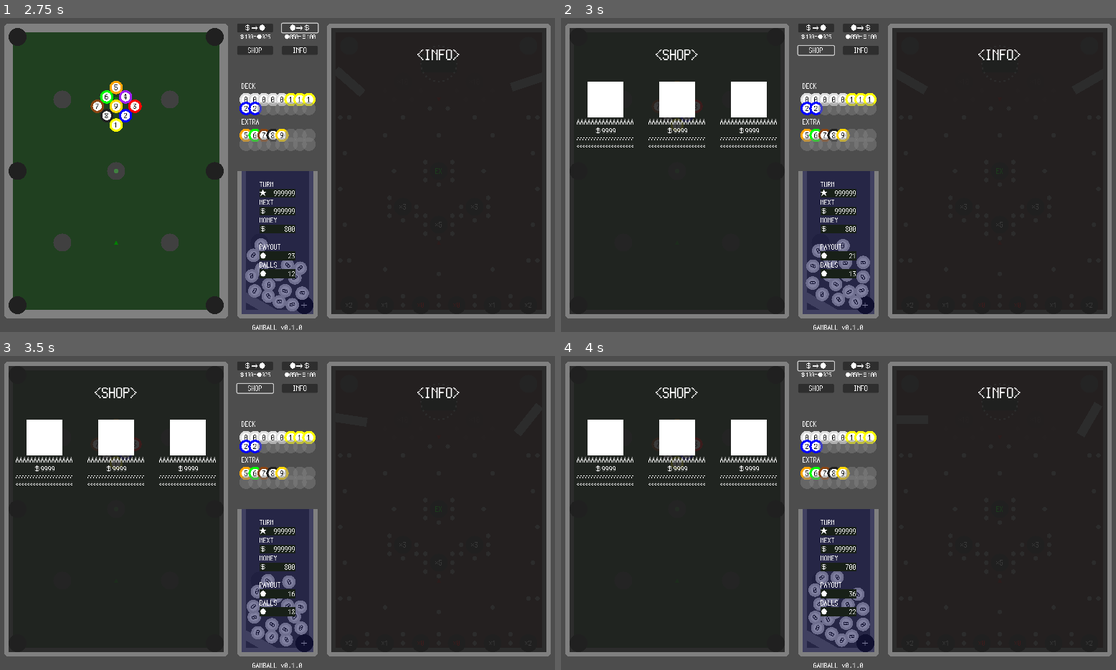
Above: before the commit, frames 1-4 (two rows, left to right).
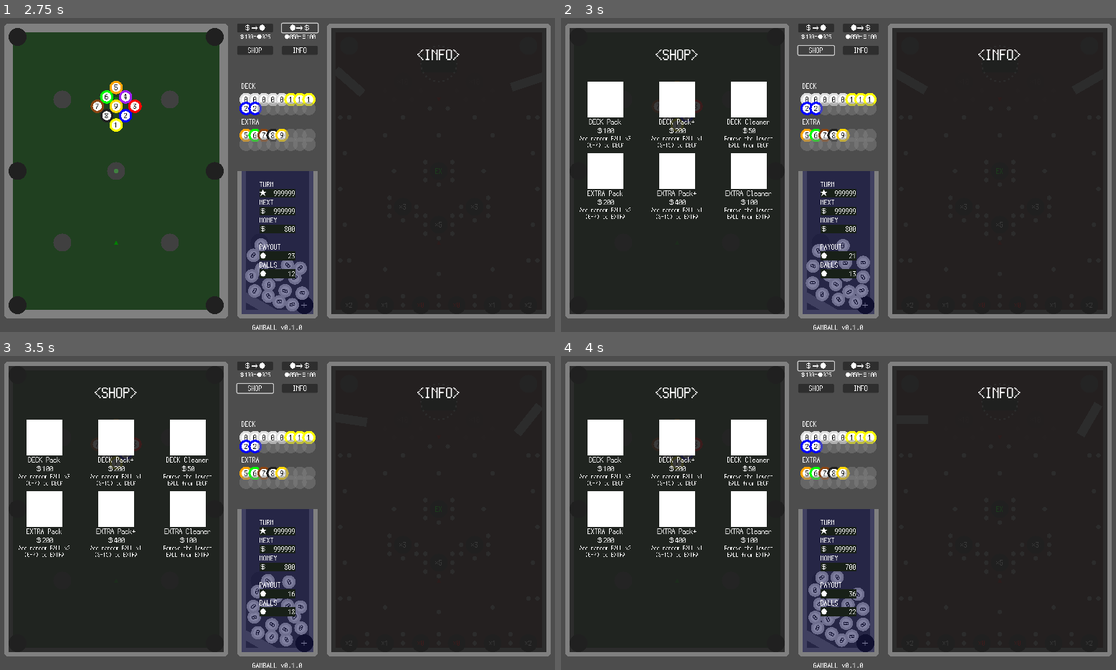
Above: after the commit, the same moments.

Repository: kamikoloss/gamball
Game: Godot game, scene res://scenes/main.tscn
The game is run twice, just before and just after one commit, with the same random seed, the same clock (stepped at 60 frames per second) and the same inputs.
Inputs:
- Up to frame 1 (2.75 s): click "INFO" at 0.5 s; click "＄⇒●" at 1.25 s; click "●⇒＄" at 2 s
- Up to frame 2 (3 s): click "SHOP" at 2.75 s
- Up to frame 3 (3.5 s): no input
- Up to frame 4 (4 s): click "＄⇒●" at 3.5 s

Frame 1 is identical in both runs. In frame 2, 3.3% of the frame differs, in the area x 2-39%, y 32-65%; in frame 3, 3.3%; in frame 4, 3.3%.

Commit message:
Product のアイコンをクリックしたときの signal を作成した

Diff:
--- a/scenes/main.tscn
+++ b/scenes/main.tscn
@@ -12,7 +12,7 @@
 [ext_resource type="PackedScene" uid="uid://dli5r028n6byb" path="res://scenes/nail.tscn" id="8_ywild"]
 [ext_resource type="Script" path="res://scripts/stack.gd" id="10_ekmut"]
 [ext_resource type="PackedScene" uid="uid://d4j3v3c068tcf" path="res://scenes/lamp.tscn" id="11_hhfpi"]
-[ext_resource type="PackedScene" uid="uid://b8pf53q8cdbcj" path="res://scenes/product_panel.tscn" id="13_d5gi3"]
+[ext_resource type="PackedScene" uid="uid://b8pf53q8cdbcj" path="res://scenes/product.tscn" id="13_d5gi3"]
 
 [sub_resource type="RectangleShape2D" id="RectangleShape2D_uhuas"]
 
@@ -2083,7 +2083,76 @@
 texture = ExtResource("1_jd8wc")
 expand_mode = 1
 
-[node name="Label" type="Label" parent="UI/Shop/TextureRect"]
+[node name="Label" type="Label" parent="UI/Shop"]
+layout_mode = 0
+offset_left = 200.0
+offset_top = 80.0
+offset_right = 520.0
+offset_bottom = 160.0
+scale = Vector2(0.5, 0.5)
+theme_override_fonts/font = ExtResource("7_yeeqd")
+theme_override_font_sizes/font_size = 64
+text = "<SHOP>"
+horizontal_alignment = 1
+vertical_alignment = 1
+
+[node name="Product" parent="UI/Shop" instance=ExtResource("13_d5gi3")]
+offset_left = 120.0
+offset_top = 160.0
+offset_right = 120.0
+offset_bottom = 160.0
+
+[node name="Product2" parent="UI/Shop" instance=ExtResource("13_d5gi3")]
+offset_left = 280.0
+offset_top = 160.0
+offset_right = 280.0
+offset_bottom = 160.0
+product_type = 1
+
+[node name="Product3" parent="UI/Shop" instance=ExtResource("13_d5gi3")]
+offset_left = 440.0
+offset_top = 160.0
+offset_right = 440.0
+offset_bottom = 160.0
+product_type = 2
+
+[node name="Product4" parent="UI/Shop" instance=ExtResource("13_d5gi3")]
+offset_left = 120.0
+offset_top = 320.0
+offset_right = 120.0
+offset_bottom = 320.0
+product_type = 3
+
+[node name="Product5" parent="UI/Shop" instance=ExtResource("13_d5gi3")]
+offset_left = 280.0
+offset_top = 320.0
+offset_right = 280.0
+offset_bottom = 320.0
+product_type = 4
+
+[node name="Product6" parent="UI/Shop" instance=ExtResource("13_d5gi3")]
+offset_left = 440.0
+offset_top = 320.0
+offset_right = 440.0
+offset_bottom = 320.0
+product_type = 5
+
+[node name="Info" type="Control" parent="UI"]
+visible = false
+layout_mode = 3
+anchors_preset = 0
+
+[node name="TextureRect" type="TextureRect" parent="UI/Info"]
+self_modulate = Color(0.12549, 0.12549, 0.12549, 0.878431)
+layout_mode = 0
+offset_left = 760.0
+offset_top = 40.0
+offset_right = 1240.0
+offset_bottom = 680.0
+texture = ExtResource("1_jd8wc")
+expand_mode = 1
+
+[node name="Label" type="Label" parent="UI/Info/TextureRect"]
 layout_mode = 0
 offset_left = 160.0
 offset_top = 40.0
@@ -2092,52 +2161,6 @@
 scale = Vector2(0.5, 0.5)
 theme_override_fonts/font = ExtResource("7_yeeqd")
 theme_override_font_sizes/font_size = 64
-text = "<SHOP>"
-horizontal_alignment = 1
-vertical_alignment = 1
-
-[node name="ProductPanel" parent="UI/Shop/TextureRect" instance=ExtResource("13_d5gi3")]
-offset_left = 80.0
-offset_top = 120.0
-offset_right = 80.0
-offset_bottom = 120.0
-
-[node name="ProductPanel2" parent="UI/Shop/TextureRect" instance=ExtResource("13_d5gi3")]
-offset_left = 240.0
-offset_top = 120.0
-offset_right = 240.0
-offset_bottom = 120.0
-
-[node name="ProductPanel3" parent="UI/Shop/TextureRect" instance=ExtResource("13_d5gi3")]
-offset_left = 400.0
-offset_top = 120.0
-offset_right = 400.0
-offset_bottom = 120.0
-
-[node name="Info" type="Control" parent="UI"]
-visible = false
-layout_mode = 3
-anchors_preset = 0
-
-[node name="TextureRect" type="TextureRect" parent="UI/Info"]
-self_modulate = Color(0.12549, 0.12549, 0.12549, 0.878431)
-layout_mode = 0
-offset_left = 760.0
-offset_top = 40.0
-offset_right = 1240.0
-offset_bottom = 680.0
-texture = ExtResource("1_jd8wc")
-expand_mode = 1
-
-[node name="Label" type="Label" parent="UI/Info/TextureRect"]
-layout_mode = 0
-offset_left = 160.0
-offset_top = 40.0
-offset_right = 480.0
-offset_bottom = 120.0
-scale = Vector2(0.5, 0.5)
-theme_override_fonts/font = ExtResource("7_yeeqd")
-theme_override_font_sizes/font_size = 64
 text = "<INFO>"
 horizontal_alignment = 1
 vertical_alignment = 1
--- a/scenes/product_panel.tscn
+++ b/scenes/product.tscn
@@ -1,13 +1,17 @@
 [gd_scene load_steps=4 format=3 uid="uid://b8pf53q8cdbcj"]
 
 [ext_resource type="Texture2D" uid="uid://cuhvjunofueei" path="res://images/base_square.png" id="1_5w4e2"]
-[ext_resource type="Script" path="res://scripts/product_panel.gd" id="1_as6e1"]
+[ext_resource type="Script" path="res://scripts/product.gd" id="1_as6e1"]
 [ext_resource type="FontFile" uid="uid://cddqcb7np26y8" path="res://themes/PixelMplus12-Regular.ttf" id="2_0y3ap"]
 
-[node name="ProductPanel" type="Control"]
+[node name="ProductPanel" type="Control" node_paths=PackedStringArray("_icon_texture", "_name_label", "_desc_label", "_price_label")]
 layout_mode = 3
 anchors_preset = 0
 script = ExtResource("1_as6e1")
+_icon_texture = NodePath("Icon")
+_name_label = NodePath("Name")
+_desc_label = NodePath("Desc")
+_price_label = NodePath("Price")
 
 [node name="Icon" type="TextureRect" parent="."]
 layout_mode = 0
@@ -32,9 +36,9 @@
 
 [node name="Price" type="Label" parent="."]
 layout_mode = 0
-offset_left = -40.0
+offset_left = -80.0
 offset_top = 100.0
-offset_right = 280.0
+offset_right = 560.0
 offset_bottom = 180.0
 scale = Vector2(0.25, 0.25)
 theme_override_fonts/font = ExtResource("2_0y3ap")
--- a/scripts/main.gd
+++ b/scripts/main.gd
@@ -30,6 +30,7 @@
 @export var _arrow_square: TextureRect
 
 
+
 var money: int = 0:
 	set(value):
 		money = value
@@ -94,6 +95,11 @@
 		hole.ball_entered.connect(_on_hole_ball_entered)
 	# ビリヤード盤面上の入力を処理する
 	_billiards_board.input_event.connect(_on_billiards_board_input)
+	# すべての Product の signal に接続する
+	for maybe_product in _shop.get_children():
+		if maybe_product is Product:
+			maybe_product.icon_pressed.connect(_on_product_icon_pressed)
+
 
 	# 貸し出しボタンを1プッシュしておく
 	_on_buy_balls_button_pressed()
@@ -202,6 +208,23 @@
 				_billiards.spawn_ball(new_ball)
 
 
+# 商品のアイコンがクリックされたときの処理
+func _on_product_icon_pressed(product: Product) -> void:
+	match product.product_type:
+		Product.ProductType.DeckPack:
+			pass
+		Product.ProductType.DeckPack2:
+			pass
+		Product.ProductType.DeckCleaner:
+			pass
+		Product.ProductType.ExtraPack:
+			pass
+		Product.ProductType.ExtraPack2:
+			pass
+		Product.ProductType.ExtraCleaner:
+			pass
+
+
 func _start_payout() -> void:
 	var tween = create_tween()
 	tween.set_loops()
--- /dev/null
+++ b/scripts/product.gd
@@ -0,0 +1,69 @@
+class_name Product
+extends Control
+
+
+# アイコンがクリックされたとき (Product)
+signal icon_pressed
+
+
+enum ProductType {
+	DeckPack,
+	DeckPack2,
+	DeckCleaner,
+	ExtraPack,
+	ExtraPack2,
+	ExtraCleaner,
+}
+
+
+const PRODUCT_PRICES = {
+	ProductType.DeckPack: 100,
+	ProductType.DeckPack2: 200,
+	ProductType.DeckCleaner: 50,
+	ProductType.ExtraPack: 200,
+	ProductType.ExtraPack2: 400,
+	ProductType.ExtraCleaner: 100,
+}
+
+# 商品の [<名称>, <説明分>]
+const PRODUCT_DATA = {
+	ProductType.DeckPack: ["DECK Pack", "Add random BALL x3\n(0-7) to DECK"],
+	ProductType.DeckPack2: ["DECK Pack+", "Add random BALL x1\n(8-15) to DECK"],
+	ProductType.DeckCleaner: ["DECK Cleaner", "Remove the lowest\nBALL from DECK"],
+	ProductType.ExtraPack: ["EXTRA Pack", "Add random BALL x2\n(0-7) to EXTRA"],
+	ProductType.ExtraPack2: ["EXTRA Pack+", "Add random BALL x1\n(8-15) to EXTRA"],
+	ProductType.ExtraCleaner: ["EXTRA Cleaner", "Remove the lowest\nBALL from EXTRA"],
+}
+
+
+@export var product_type: ProductType = ProductType.DeckPack
+
+# UI
+@export var _icon_texture: TextureRect
+@export var _name_label: Label
+@export var _desc_label: Label
+@export var _price_label: Label
+
+
+var price: int:
+	get:
+		return PRODUCT_PRICES[product_type]
+
+
+func _ready() -> void:
+	refresh_view()
+	_icon_texture.gui_input.connect(_on_icon_input)
+
+
+# 自身の見た目を更新する
+func refresh_view() -> void:
+	#icon_texture
+	_name_label.text = PRODUCT_DATA[product_type][0]
+	_desc_label.text = PRODUCT_DATA[product_type][1]
+	_price_label.text = "＄%s" % str(price)
+
+
+func _on_icon_input(event: InputEvent) -> void:
+	if event is InputEventMouseButton:
+		if event.pressed and event.button_index == MOUSE_BUTTON_LEFT:
+			icon_pressed.emit(self)
--- a/scripts/product_panel.gd
+++ /dev/null
@@ -1,8 +0,0 @@
-class_name ProductPanel
-extends Control
-
-
-@export var icon_texture: TextureRect
-@export var name_label: Label
-@export var price_label: Label
-@export var desc_label: Label
